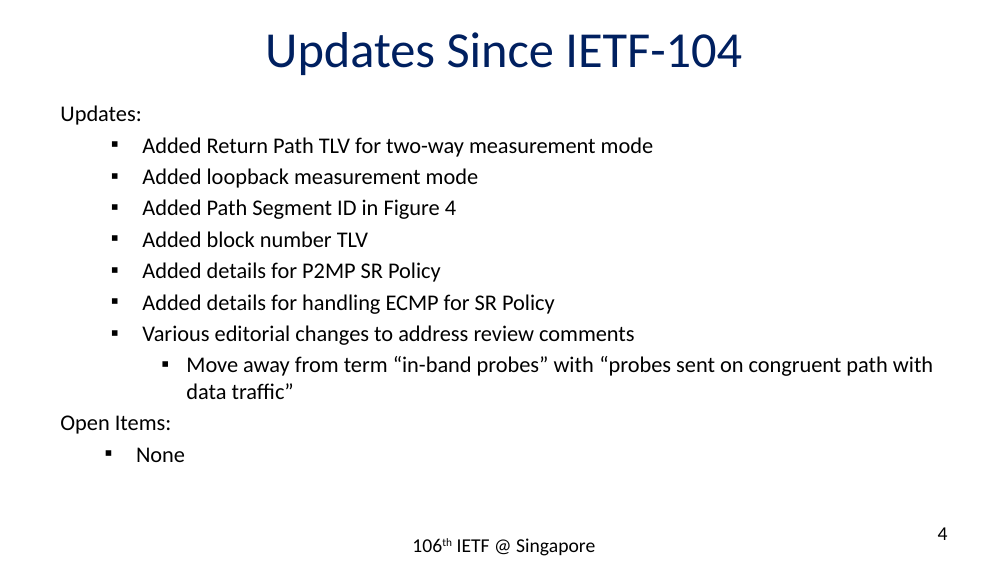
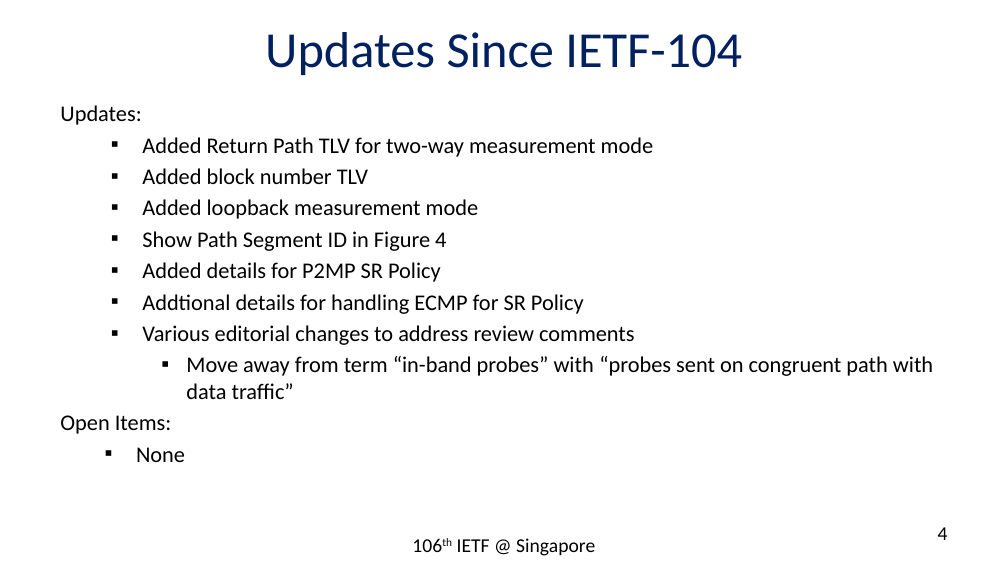
Before and after one commit to rakgandhi/ietf-slides, a slide deck: slide 4 of draft-gandhi-spring-rfc6374-srpm-mpls-02.pptx. Drawn at 1008x567 pixels with LibreOffice and Linux fonts; fonts in the diff are those of the drawing. Boxes give left, top, right and bottom in pixels: in the first picture for what was removed or moved away, otherwise in the second. Text is boxed around its words. In the diff, an @@ line names an element or a change of style, - is before the commit and + after.

```diff
--- a/draft-gandhi-spring-rfc6374-srpm-mpls-02.pptx
+++ b/draft-gandhi-spring-rfc6374-srpm-mpls-02.pptx
@@ text at bbox=[142, 168, 368, 184]: paragraph added @@
+  ▪ Added block number TLV
@@ text at bbox=[142, 231, 446, 251]: text changed @@
-  ▪ Added Path Segment ID in Figure 4
-  ▪ Added block number TLV
+  ▪ Show Path Segment ID in Figure 4
@@ text at bbox=[142, 294, 584, 314]: text changed @@
-  ▪ Added details for handling ECMP for SR Policy
+  ▪ Addtional details for handling ECMP for SR Policy
```
Also in this commit, not shown: 1 other slide changed, 1 other file.
